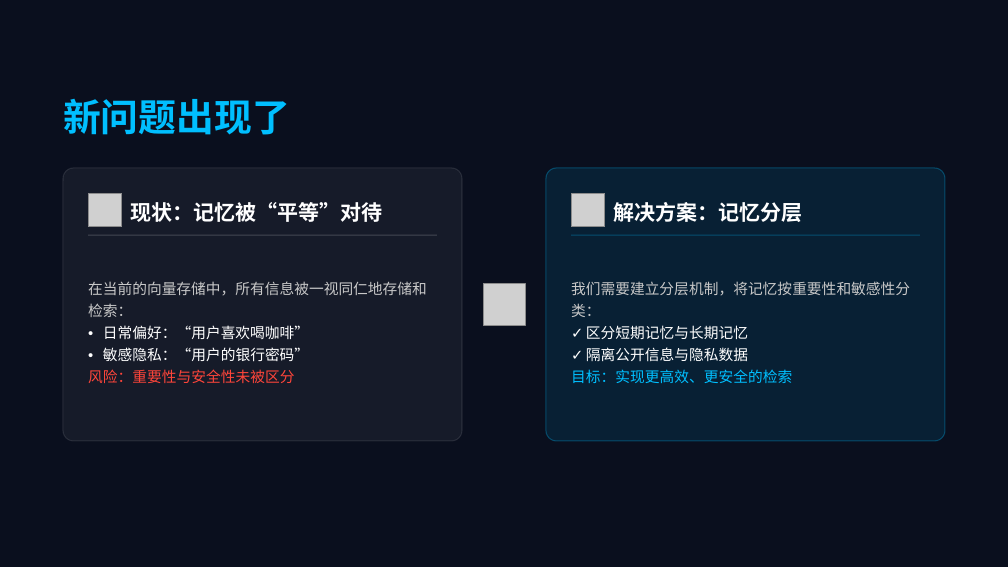
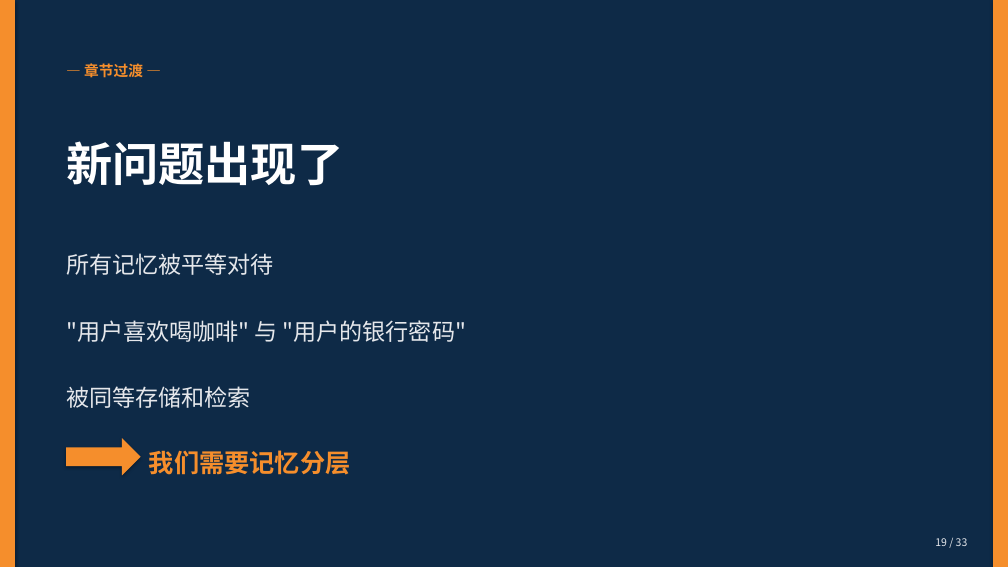
Before and after one commit to seraph0017/tc, a slide deck: slide 19 of 01-ai-agent-engineering/ppt/AI Agent系统工程实战 - 第1课：从聊天机器人到智能助手.pptx. Drawn at 1008x567 pixels with LibreOffice and Linux fonts; fonts in the diff are those of the drawing; grey boxes stand for pictures. Boxes give left, top, right and bottom in pixels: in the first picture for what was removed or moved away, otherwise in the second. Text is boxed around its words. In the diff, an @@ line names an element or a change of style, - is before the commit and + after.

```diff
--- a/01-ai-agent-engineering/ppt/AI Agent系统工程实战 - 第1课：从聊天机器人到智能助手.pptx
+++ b/01-ai-agent-engineering/ppt/AI Agent系统工程实战 - 第1课：从聊天机器人到智能助手.pptx
@@ background #0A0F1E to #0E2A47 @@
@@ rounded rectangle removed at (0,0,1008,567) @@
@@ rectangle added at (0,0,15,567), fill #F58E2C @@
@@ rectangle added at (994,0,1008,567), fill #F58E2C @@
@@ text added at (84,63,143,78), 14 pt, text #F58E2C, bold @@
+— 章节过渡 —
@@ text "新问题出现了": place and size @@
-text "新问题出现了" at (63,99,290,135)
+text "新问题出现了" at (66,141,343,186)
@@ text "新问题出现了" at (66,141,343,186): size 36 to 44 pt, text colour #00BFFF to #FFFFFF; line spacing 1.25 to 1.2; vertical alignment middle to top @@
@@ rounded rectangle removed at (63,168,462,441) @@
@@ rounded rectangle removed at (546,168,945,441) @@
@@ picture removed at (88,194,122,227) @@
@@ picture removed at (572,194,605,227) @@
@@ text removed at (613,202,802,222) @@
-解决方案：记忆分层
@@ line removed from (88, 235) to (437, 235) @@
@@ line removed from (572, 235) to (920, 235) @@
@@ text at (66,253,274,275): text changed; size 20 to 22 pt; text colour #FFFFFF to #E5E7EB; bold off @@
-现状：记忆被“平等”对待
+所有记忆被平等对待
@@ text "所有记忆被平等对待" at (66,253,274,275): vertical alignment middle to top @@
@@ picture removed at (483,284,526,326) @@
@@ text removed at (571,281,910,383) @@
-我们需要建立分层机制，将记忆按重要性和敏感性分类：
-✓ 区分短期记忆与长期记忆
-✓ 隔离公开信息与隐私数据
-目标：实现更高效、更安全的检索
@@ text added at (66,320,466,342), 22 pt, text #E5E7EB @@
+"用户喜欢喝咖啡" 与 "用户的银行密码"
@@ text "被同等存储和检索" at (66,386,250,408): vertical alignment middle to top @@
@@ text at (66,386,250,408): text changed; size 14 to 22 pt; text colour #FFFFFF to #E5E7EB @@
-在当前的向量存储中，所有信息被一视同仁地存储和检索：
-• 日常偏好：“用户喜欢喝咖啡”
-• 敏感隐私：“用户的银行密码”
-风险：重要性与安全性未被区分
+被同等存储和检索
@@ right arrow added at (66,439,140,476), fill #F58E2C @@
@@ text added at (149,450,351,475), 24 pt, text #F58E2C, bold @@
+我们需要记忆分层
@@ text added at (935,538,968,546), 10 pt, text #E5E7EB @@
+19 / 33
```
Also in this commit, not shown: 23 other slides changed, 9 slides added, 9 slides removed, 12 other files.
